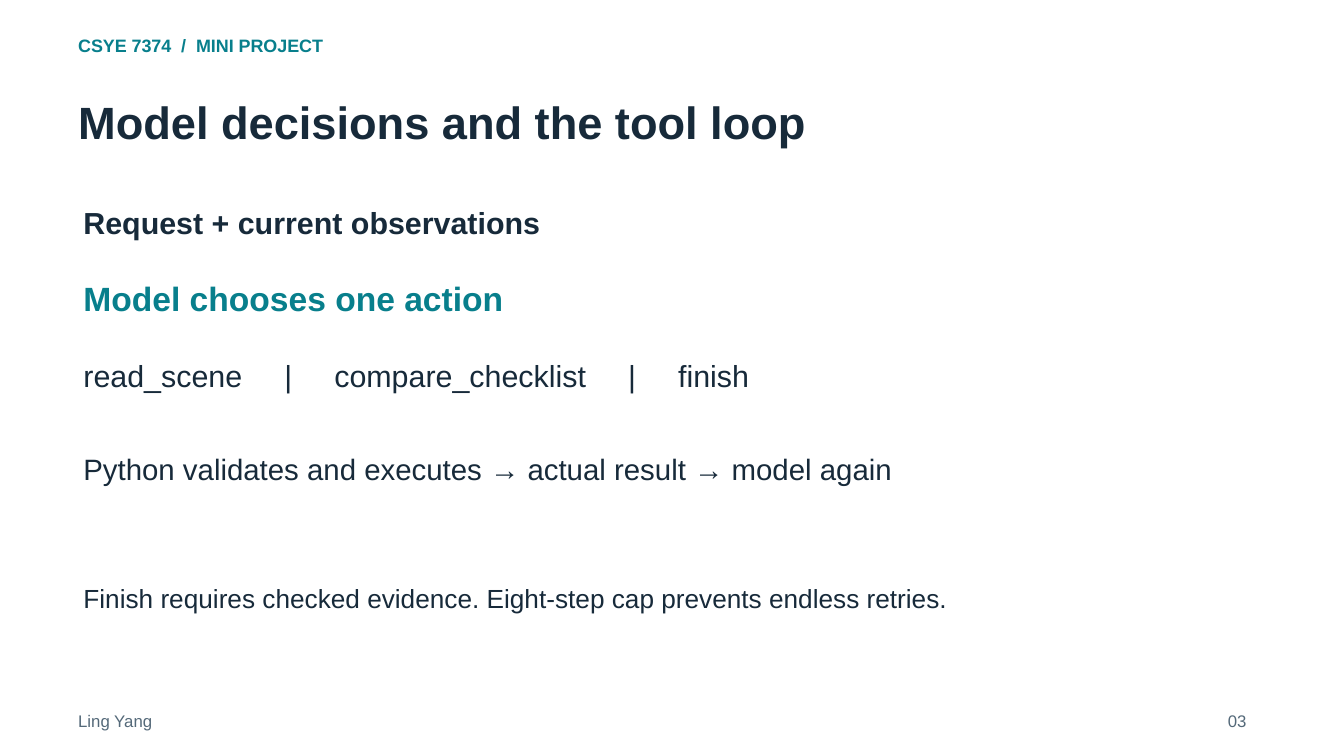
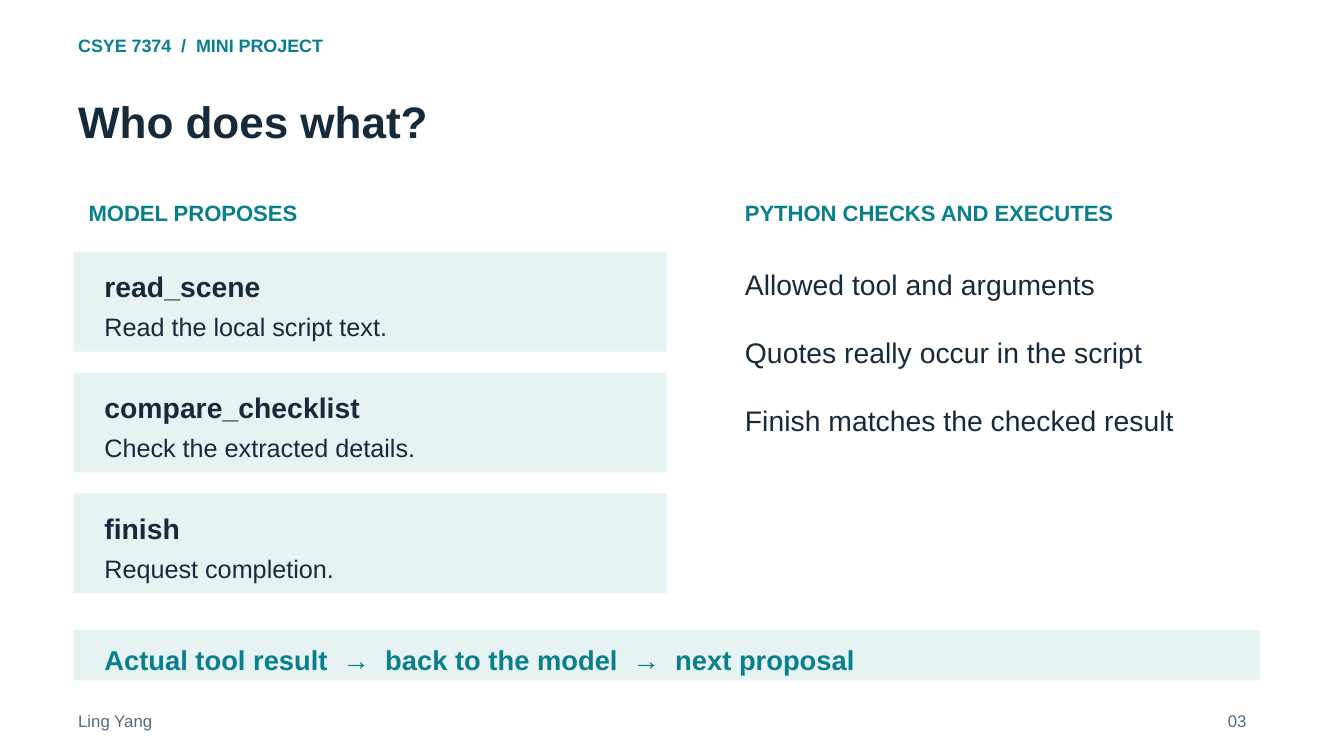
Before and after one commit to ling0021/script-production-checklist-agent, a slide deck: slide 3 of deliverables/Project_Presentation.pptx. Drawn at 1344x756 pixels with LibreOffice and Linux fonts; fonts in the diff are those of the drawing. Boxes give left, top, right and bottom in pixels: in the first picture for what was removed or moved away, otherwise in the second. Text is boxed around its words. In the diff, an @@ line names an element or a change of style, - is before the commit and + after.

```diff
--- a/deliverables/Project_Presentation.pptx
+++ b/deliverables/Project_Presentation.pptx
@@ text at [78,106,427,139]: text changed; size 32.2 to 31.5 pt @@
-Model decisions and the tool loop
+Who does what?
@@ text at [89,205,298,222]: text changed; size 21.8 to 15.8 pt; text colour #172A3A to #087F8C @@
-Request + current observations
+MODEL PROPOSES
@@ text added at [745,205,1114,222], 15.8 pt, text #087F8C, bold @@
+PYTHON CHECKS AND EXECUTES
@@ rectangle added at [74,252,667,352], fill #E7F2F3 @@
@@ text removed at [83,286,503,312] @@
-Model chooses one action
@@ text added at [104,276,260,301], 20.2 pt, text #172A3A, bold @@
+read_scene
@@ text added at [745,274,1173,432], 20.2 pt, text #172A3A @@
+Allowed tool and arguments
+Quotes really occur in the script
+Finish matches the checked result
@@ text added at [104,317,387,342], 18 pt, text #172A3A @@
+Read the local script text.
@@ rectangle added at [74,373,667,473], fill #E7F2F3 @@
@@ text at [104,397,359,424]: text changed; size 21.8 to 20.2 pt; bold on @@
-read_scene | compare_checklist | finish
+compare_checklist
@@ text added at [104,438,415,458], 18 pt, text #172A3A @@
+Check the extracted details.
@@ text removed at [83,458,892,486] @@
-Python validates and executes → actual result → model again
@@ rectangle added at [74,494,667,594], fill #E7F2F3 @@
@@ text added at [104,518,179,540], 20.2 pt, text #172A3A, bold @@
+finish
@@ text added at [104,559,334,583], 18 pt, text #172A3A @@
+Request completion.
@@ text removed at [83,589,947,614] @@
-Finish requires checked evidence. Eight-step cap prevents endless retries.
@@ rectangle added at [74,630,1260,681], fill #E7F2F3 @@
@@ text added at [104,650,854,675], 19.5 pt, text #087F8C, bold @@
+Actual tool result → back to the model → next proposal
```
Also in this commit, not shown: 5 other slides changed, 2 slides added, 2 slides removed, 1 other file.
